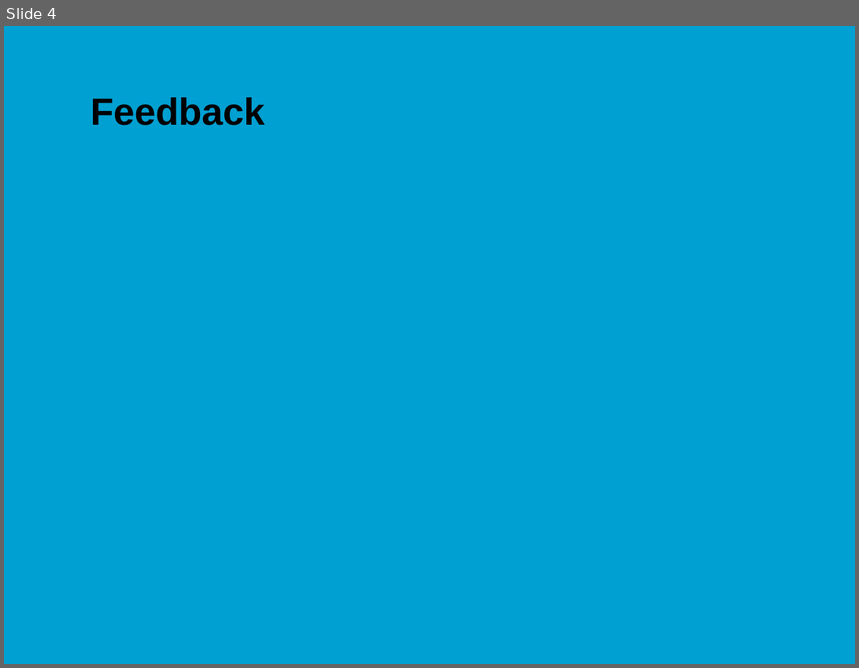
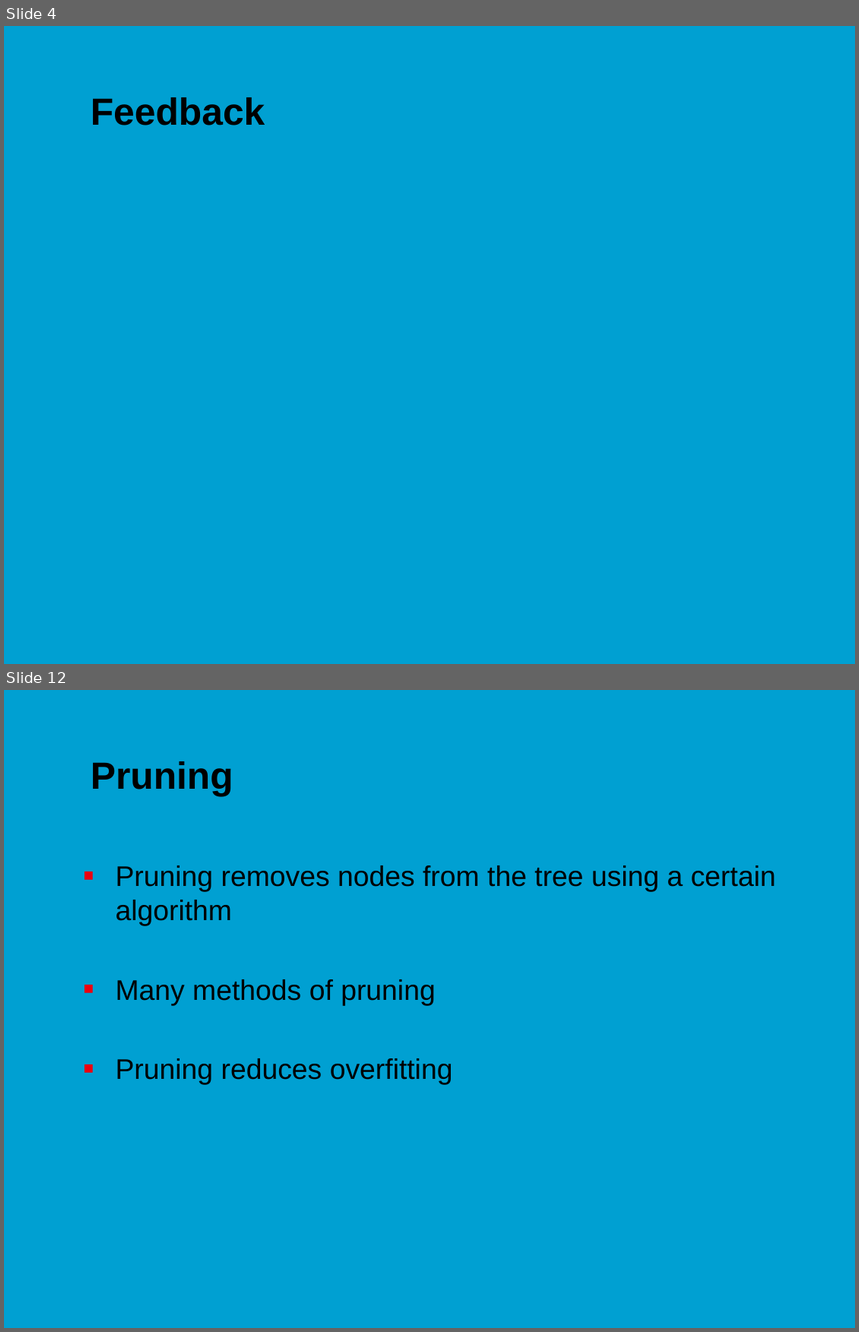
Before and after one commit to jonasmoons/data-driven-learning, a slide deck: slides/ddl-w6l2.pptx. Shown one above the other, each under a label of ours: slide 4 before the commit, slides 4 and 12 after it; the slides between them are not shown. The pictures are 859x668 and 859x1332 pixels, drawn with LibreOffice and Linux fonts; fonts in the diff are those of the drawing; background and template pictures are left out. Boxes give left, top, right and bottom in pixels: in the first picture for what was removed or moved away, otherwise in the second. Text is boxed around its words. In the diff, an @@ line names an element or a change of style, - is before the commit and + after.

```diff
--- a/slides/ddl-w6l2.pptx
+++ b/slides/ddl-w6l2.pptx
@@ slide 12 added at <box>4,690,855,1328</box>, background picture (left out) @@
@@ title added at <box>91,761,234,796</box>, 32 pt, text #000000, bold @@
+Pruning
@@ text added at <box>116,866,776,1085</box>, 24 pt, text #000000 @@
+■ Pruning removes nodes from the tree using a certain algorithm
+■ Many methods of pruning
+■ Pruning reduces overfitting
```
Also in this commit, not shown: 1 slide changed, 16 other slides added, 1 slide removed, 11 other files.
